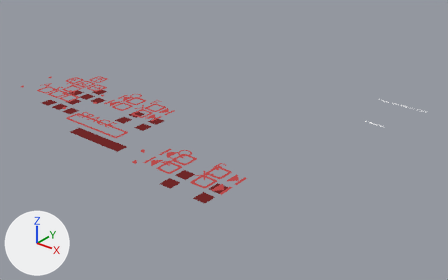
The Blender file src/graphics.blend, before and after one commit.
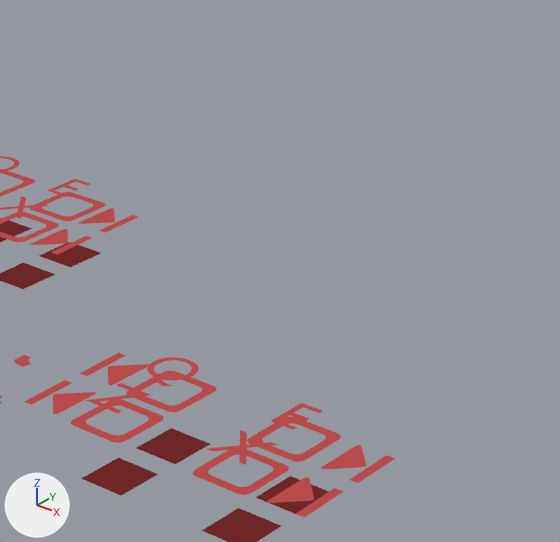
There are two pictures of each version: one whole from a 50 mm camera at (73.0, -54.8, 32.2) aimed at (35.4, -7.8, 3.1), one close up on the part from 30% to 65% of the width and 18% to 72% of the height. Lighting does not change. The marker at lower left points along +X, +Y and +Z. Text is drawn in Blender's own font.

The older version as bpy lines, for what is in view:
```python
me_plane_161 = bpy.data.meshes.new('Plane.161')
me_plane_161.from_pydata(...)  # 22 vertices, 10 faces; spans x -6.38..2.88, y -1.38..0.88, z 1.59
me_plane_161.materials.append(mat_wall_001)  # red #b84b4b
me_plane_164 = bpy.data.meshes.new('Plane.164')
me_plane_164.from_pydata(...)  # 14 vertices, 8 faces; spans x -1.03..0.89, y -0.9..1.03, z 0.0
me_plane_164.materials.append(mat_wall_001)  # red #b84b4b
me_plane_181 = bpy.data.meshes.new('Plane.181')
me_plane_181.from_pydata([(-0.68, -0.68, 0.0), (0.68, -0.68, 0.0), (-0.68, 0.68, 0.0), (0.68, 0.68, 0.0)], [], [(0, 1, 3, 2)])
me_plane_181.materials.append(mat_wall)  # dark red #6e2727
ob_plane_159 = bpy.data.objects.new('Plane.159', me_plane_161)
ob_plane_159.location = (41.0, -18.0, 4.48)
_m = ob_plane_159.modifiers.new('Bevel', 'BEVEL')
_m.width = 0.99
_m.width_pct = 0.99
_m.segments = 12
_m.limit_method = 'WEIGHT'
ob_plane_162 = bpy.data.objects.new('Plane.162', me_plane_164)
ob_plane_162.location = (37.0, -18.0, 6.07)
ob_plane_162.rotation_euler = (0.0, 0.0, -2.356)  # degrees (0, 0, -135)
ob_plane_162.scale = (1.0, 1.0, 1.0)
_m = ob_plane_162.modifiers.new('Bevel', 'BEVEL')
_m.width = 0.122
_m.width_pct = 0.122
_m.segments = 12
_m.limit_method = 'WEIGHT'
ob_plane_179 = bpy.data.objects.new('Plane.179', me_plane_181)
ob_plane_179.location = (28.5, -13.0, 4.48)
# also in view: 'Plane.170' at (25.2, -11.3, 6.1); 'Plane.161' at (45.0, -18.0, 6.1); 'Plane.171' at (25.7, -13.3, 6.1); 'Plane.160' at (41.0, -18.0, 4.5); 'Plane.166' at (37.0, -20.0, 6.1)
```
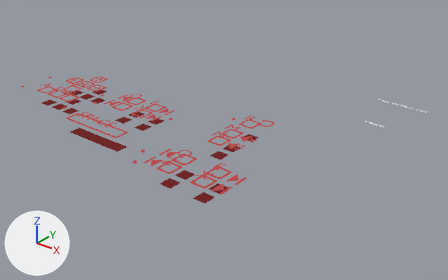
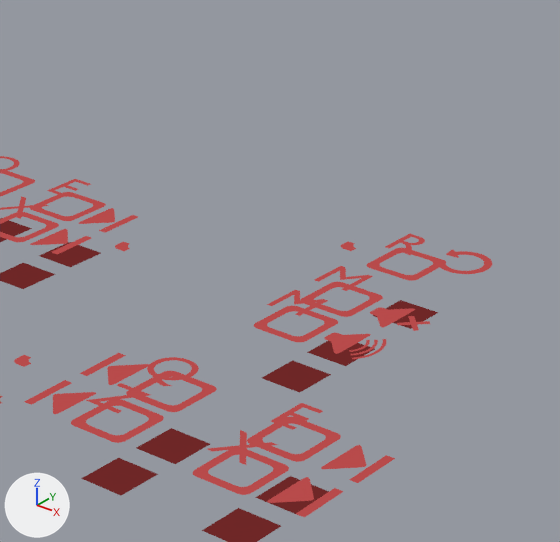
Diff of the bpy script that builds the scene:
```diff
--- a/src/graphics.blend.py
+++ b/src/graphics.blend.py
@@ me_plane_194 @@
+me_plane_194.from_pydata([(-0.506, 0.506, 0.0), (-0.244, 0.244, 0.0), (-0.244, -0.062, 0.0), (-0.506, -0.684, 0.0), (-0.506, -0.062, 0.0), (0.062, 0.244, 0.0), (0.062, 0.506, 0.0), (0.684, 0.506, 0.0)], [], [(1, 5, 6, 0), (2, 1, 0, 4), (5, 7, 6), (4, 3, 2), (2, 3, 7, 5), (5, 1, 2)])
+me_plane_194.materials.append(mat_wall_001)  # red #b84b4b
@@ me_plane_188 @@
+me_plane_188.from_pydata([(-1.0, 0.1, 0.0), (-1.0, -0.1, 0.0), (1.0, 0.1, 0.0), (1.0, -0.1, 0.0)], [], [(0, 1, 3, 2)])
+me_plane_188.materials.append(mat_wall_001)  # red #b84b4b
@@ txt_text_020 @@
+txt_text_020 = bpy.data.curves.new('Text.020', 'FONT')
+txt_text_020.body = 'R'
+txt_text_020.materials.append(mat_wall_001)  # red #b84b4b
+txt_text_020.align_x = 'CENTER'
+txt_text_020.align_y = 'CENTER'
@@ txt_text_019 @@
+txt_text_019 = bpy.data.curves.new('Text.019', 'FONT')
+txt_text_019.body = 'M'
+txt_text_019.materials.append(mat_wall_001)  # red #b84b4b
+txt_text_019.align_x = 'CENTER'
+txt_text_019.align_y = 'CENTER'
@@ txt_text_018 @@
+txt_text_018 = bpy.data.curves.new('Text.018', 'FONT')
+txt_text_018.body = 'M'
+txt_text_018.materials.append(mat_wall_001)  # red #b84b4b
+txt_text_018.align_x = 'CENTER'
+txt_text_018.align_y = 'CENTER'
@@ ob_text_020 @@
+ob_text_020 = bpy.data.objects.new('Text.020', txt_text_020)
+ob_text_020.location = (39.0, -8.0, 6.67)
+ob_text_020.scale = (1.78, 1.78, 1.78)
@@ ob_text_019 @@
+ob_text_019 = bpy.data.objects.new('Text.019', txt_text_019)
+ob_text_019.location = (39.0, -13.0, 6.67)
+ob_text_019.scale = (1.78, 1.78, 1.78)
@@ ob_text_018 @@
+ob_text_018 = bpy.data.objects.new('Text.018', txt_text_018)
+ob_text_018.location = (39.0, -11.0, 6.67)
+ob_text_018.scale = (1.78, 1.78, 1.78)
@@ ob_circle_004 @@
+ob_circle_004 = bpy.data.objects.new('Circle.004', me_circle_004)  # 220 vertices, 109 faces; spans x -0.77..0.77, y -0.77..0.77, z 0.0; in mat_wall_001 (red #b84b4b)
+ob_circle_004.location = (41.0, -8.0, 6.67)
+ob_circle_004.rotation_euler = (0.0, 0.0, 0.406)  # degrees (0, 0, 23)
@@ ob_plane_190 @@
+ob_plane_190 = bpy.data.objects.new('Plane.190', me_plane_194)  # modifiers BEVEL
+ob_plane_190.location = (40.43, -7.67, 6.67)
+ob_plane_190.rotation_euler = (0.0, 0.0, -4.594)  # degrees (0, 0, -263)
+ob_plane_190.scale = (0.396, 0.396, 0.396)
@@ ob_plane_191 @@
+ob_plane_191 = bpy.data.objects.new('Plane.191', me_plane_181.copy())  # the mesh of ob_plane_179
+ob_plane_191.location = (39.0, -8.0, 4.48)
@@ ob_plane_189 @@
+ob_plane_189 = bpy.data.objects.new('Plane.189', me_plane_191)  # 14 vertices, 6 faces; spans x -1.28..1.88, y -0.88..0.88, z 1.59; in mat_wall_001 (red #b84b4b); modifiers BEVEL
+ob_plane_189.location = (38.0, -8.0, 4.48)
@@ ob_circle_003 @@
+ob_circle_003 = bpy.data.objects.new('Circle.003', me_circle_003)  # 192 vertices, 93 faces; spans x 0.4..1.09, y -0.73..0.77, z 0.0; in mat_wall_001 (red #b84b4b)
+ob_circle_003.location = (40.68, -13.0, 6.07)
@@ ob_plane_188 @@
+ob_plane_188 = bpy.data.objects.new('Plane.188', me_plane_190)  # 16 vertices, 11 faces; spans x -0.714..0.684, y -0.684..0.714, z 0.0; in mat_wall_001 (red #b84b4b); modifiers BEVEL
+ob_plane_188.location = (40.87, -13.0, 6.07)
+ob_plane_188.rotation_euler = (0.0, 0.0, -5.498)  # degrees (0, 0, -315)
+ob_plane_188.scale = (1.0, 1.0, 1.0)
@@ ob_plane_187 @@
+ob_plane_187 = bpy.data.objects.new('Plane.187', me_plane_181.copy())  # the mesh of ob_plane_179
+ob_plane_187.location = (39.0, -13.0, 4.48)
@@ ob_plane_186 @@
+ob_plane_186 = bpy.data.objects.new('Plane.186', me_plane_188)  # modifiers BEVEL
+ob_plane_186.location = (41.46, -11.0, 6.07)
+ob_plane_186.rotation_euler = (0.0, 0.0, -2.356)  # degrees (0, 0, -135)
+ob_plane_186.scale = (0.446, 0.818, 0.446)
@@ ob_plane_185 @@
+ob_plane_185 = bpy.data.objects.new('Plane.185', me_plane_188.copy())  # modifiers BEVEL
+ob_plane_185.location = (41.46, -11.0, 6.07)
+ob_plane_185.rotation_euler = (0.0, 0.0, -0.785)  # degrees (0, 0, -45)
+ob_plane_185.scale = (0.446, 0.818, 0.446)
@@ ob_plane_184 @@
+ob_plane_184 = bpy.data.objects.new('Plane.184', me_plane_181.copy())  # the mesh of ob_plane_179
+ob_plane_184.location = (39.0, -11.0, 4.48)
@@ ob_plane_183 @@
+ob_plane_183 = bpy.data.objects.new('Plane.183', me_plane_190.copy())  # modifiers BEVEL
+ob_plane_183.location = (40.87, -11.0, 6.07)
+ob_plane_183.rotation_euler = (0.0, 0.0, -5.498)  # degrees (0, 0, -315)
+ob_plane_183.scale = (1.0, 1.0, 1.0)
@@ ob_plane_182 @@
+ob_plane_182 = bpy.data.objects.new('Plane.182', me_plane_184)  # 22 vertices, 10 faces; spans x -6.38..1.88, y -2.88..0.88, z 1.59; in mat_wall_001 (red #b84b4b); modifiers BEVEL
+ob_plane_182.location = (38.0, -11.0, 4.48)
```

Where the change shows, as pixel boxes [x1, y1, x2, y2] in the close-ups (560 x 542 px):
'Plane.182', added (red)
    after: [115, 242, 383, 342]
'Plane.187', added (red)
    after: [262, 360, 331, 393]
'Plane.189', added (red)
    after: [341, 241, 446, 281]
'Plane.184', added (red)
    after: [307, 341, 375, 366]
'Plane.191', added (red)
    after: [373, 300, 438, 329]
'Plane.188', added (red)
    after: [324, 333, 370, 354]
'Plane.183', added (red)
    after: [370, 307, 415, 328]
'Circle.004', added (red)
    after: [437, 251, 492, 274]
'Text.019', added
    after: [267, 290, 328, 316]
'Text.018', added
    after: [315, 266, 373, 291]
'Text.020', added
    after: [385, 234, 425, 255]
'Circle.003', added
    after: [349, 339, 386, 359]
'Plane.186', added
    after: [397, 321, 430, 325]
'Plane.185', added
    after: [408, 316, 419, 331]
'Plane.190', added
    after: [446, 250, 459, 258]
